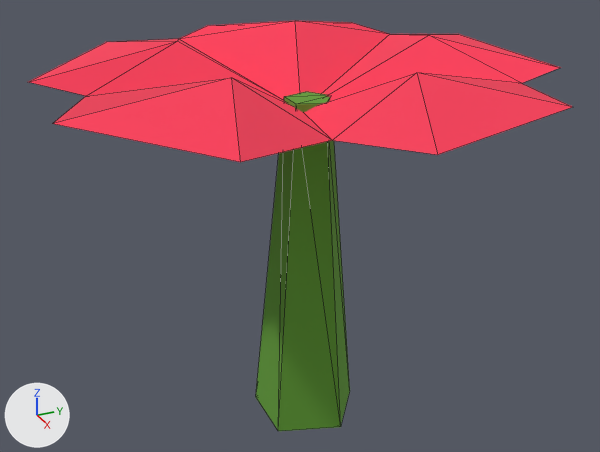
What one commit did to the glTF model public/assets/flower.glb.
Both versions are drawn from a camera (50 mm lens) standing at (0.0322, -0.0145, 0.026) and looking at (-0.0003, 0.0001, 0.0098). Every picture has the same lights, and +X, +Y and +Z are marked at lower left. Mesh edges are drawn as thin lines.

The first picture shows 'petal.001', 'stem'.
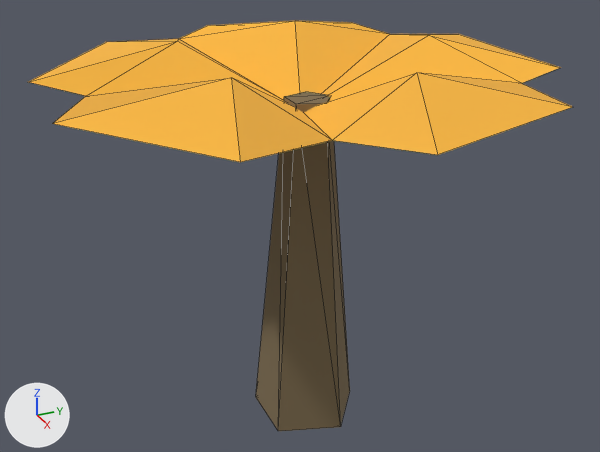
What the commit changed:
Material 'top' (mat_top) changes colour from green #609c34 to brown #7d6c4f; in linear values from (0.117, 0.332, 0.0343) to (0.205, 0.15, 0.0782).
Material 'flower' (mat_flower) changes colour from red #fa3b58 to orange #fab73d; in linear values from (0.958, 0.0436, 0.0983) to (0.956, 0.474, 0.0467).

Changed parts and their boxes (x1, y1, x2, y2) in the pictures (600 x 452 px):
'petal.001', recoloured (red to orange)
    both: (29, 21, 572, 162)
'stem', recoloured (green to brown)
    both: (256, 92, 350, 431)
